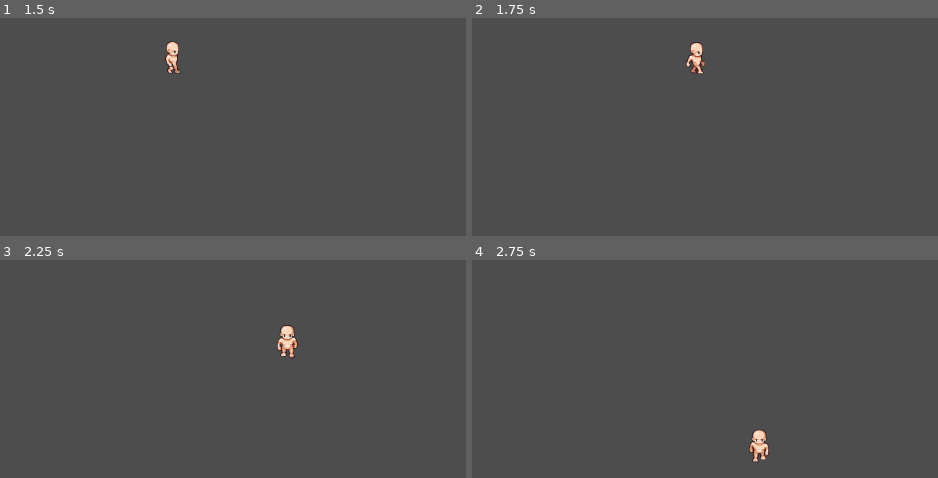
Above: before the commit, frames 1-4 (two rows, left to right).
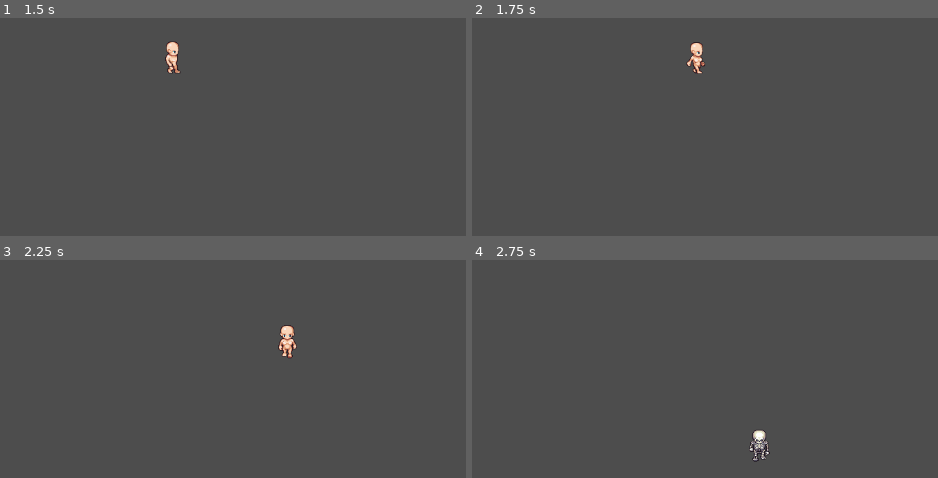
Above: after the commit, the same moments.

Repository: BuiChiBach/project-v-1
Game: Godot game, scene res://scenes/core/Main.tscn
Two runs of this game, one before a commit and one after it. Both use one fixed random seed, a clock stepped at 60 frames per second and the inputs below.
Inputs:
- Up to frame 1 (1.5 s): click "Play" at 0.5 s; tap Enter at 1.25 s; hold Right (ui_right) from 1.28 s (still down); tap 1 at 1.35 s
- Up to frame 2 (1.75 s): keep holding Right (ui_right); tap 2 at 1.55 s
- Up to frame 3 (2.25 s): release Right (ui_right) at 2.03 s; hold Down (ui_down) from 2.03 s (still down); tap 2 at 2.1 s
- Up to frame 4 (2.75 s): keep holding Down (ui_down); tap 3 at 2.3 s

Frame 1 is identical in both runs. In frame 2, 0.2% of the frame differs, in the area x 45-50%, y 14-26%; in frame 3, 0.3%; in frame 4, 0.4%, in the area x 59-64%, y 77-93%.

Commit message:
adjust player animation movement

Diff:
--- a/scenes/hunters/Hunters.tscn
+++ b/scenes/hunters/Hunters.tscn
@@ -245,6 +245,70 @@
 &"walk_up": SubResource("Animation_1usgu")
 }
 
+[sub_resource type="AnimationNodeAnimation" id="AnimationNodeAnimation_6gvqe"]
+animation = &"idle_left"
+
+[sub_resource type="AnimationNodeAnimation" id="AnimationNodeAnimation_trqko"]
+animation = &"idle_right"
+
+[sub_resource type="AnimationNodeAnimation" id="AnimationNodeAnimation_2houg"]
+animation = &"idle_down"
+
+[sub_resource type="AnimationNodeAnimation" id="AnimationNodeAnimation_bjgsj"]
+animation = &"idle_up"
+
+[sub_resource type="AnimationNodeBlendSpace2D" id="AnimationNodeBlendSpace2D_652te"]
+blend_point_0/node = SubResource("AnimationNodeAnimation_6gvqe")
+blend_point_0/pos = Vector2(-1, 0)
+blend_point_1/node = SubResource("AnimationNodeAnimation_trqko")
+blend_point_1/pos = Vector2(1, 0)
+blend_point_2/node = SubResource("AnimationNodeAnimation_2houg")
+blend_point_2/pos = Vector2(0, 1)
+blend_point_3/node = SubResource("AnimationNodeAnimation_bjgsj")
+blend_point_3/pos = Vector2(0, -1)
+blend_mode = 1
+
+[sub_resource type="AnimationNodeAnimation" id="AnimationNodeAnimation_652te"]
+animation = &"walk_left"
+
+[sub_resource type="AnimationNodeAnimation" id="AnimationNodeAnimation_86km1"]
+animation = &"walk_right"
+
+[sub_resource type="AnimationNodeAnimation" id="AnimationNodeAnimation_carju"]
+animation = &"walk_down"
+
+[sub_resource type="AnimationNodeAnimation" id="AnimationNodeAnimation_5y4fp"]
+animation = &"walk_up"
+
+[sub_resource type="AnimationNodeBlendSpace2D" id="AnimationNodeBlendSpace2D_86km1"]
+blend_point_0/node = SubResource("AnimationNodeAnimation_652te")
+blend_point_0/pos = Vector2(-1, 0)
+blend_point_1/node = SubResource("AnimationNodeAnimation_86km1")
+blend_point_1/pos = Vector2(1, 0)
+blend_point_2/node = SubResource("AnimationNodeAnimation_carju")
+blend_point_2/pos = Vector2(0, 1)
+blend_point_3/node = SubResource("AnimationNodeAnimation_5y4fp")
+blend_point_3/pos = Vector2(0, -1)
+blend_mode = 1
+
+[sub_resource type="AnimationNodeStateMachineTransition" id="AnimationNodeStateMachineTransition_6gvqe"]
+advance_mode = 2
+advance_expression = "velocity"
+
+[sub_resource type="AnimationNodeStateMachineTransition" id="AnimationNodeStateMachineTransition_trqko"]
+advance_mode = 2
+advance_expression = "!velocity"
+
+[sub_resource type="AnimationNodeStateMachineTransition" id="AnimationNodeStateMachineTransition_2houg"]
+advance_mode = 2
+
+[sub_resource type="AnimationNodeStateMachine" id="AnimationNodeStateMachine_carju"]
+states/Idle/node = SubResource("AnimationNodeBlendSpace2D_652te")
+states/Idle/position = Vector2(497, 41)
+states/Walk/node = SubResource("AnimationNodeBlendSpace2D_86km1")
+states/Walk/position = Vector2(497, 172)
+transitions = ["Idle", "Walk", SubResource("AnimationNodeStateMachineTransition_6gvqe"), "Walk", "Idle", SubResource("AnimationNodeStateMachineTransition_trqko"), "Start", "Idle", SubResource("AnimationNodeStateMachineTransition_2houg")]
+
 [node name="Hunters" type="CharacterBody2D" unique_id=309101790]
 script = ExtResource("1_u46lg")
 
@@ -255,13 +319,20 @@
 texture = ExtResource("5_2houg")
 hframes = 13
 vframes = 21
-frame = 144
+frame = 13
 
 [node name="Head" type="Sprite2D" parent="Visual" unique_id=39142781]
 texture = ExtResource("6_bjgsj")
 hframes = 13
 vframes = 21
-frame = 144
+frame = 13
 
 [node name="AnimationPlayer" type="AnimationPlayer" parent="Visual" unique_id=122931116]
 libraries/ = SubResource("AnimationLibrary_5y4fp")
+
+[node name="AnimationTree" type="AnimationTree" parent="Visual" unique_id=728751503]
+tree_root = SubResource("AnimationNodeStateMachine_carju")
+advance_expression_base_node = NodePath("../..")
+anim_player = NodePath("../AnimationPlayer")
+parameters/Idle/blend_position = Vector2(0, 0)
+parameters/Walk/blend_position = Vector2(0, 0)
--- a/scripts/hunters/hunter_visual.gd
+++ b/scripts/hunters/hunter_visual.gd
@@ -14,12 +14,12 @@
 		"head": "res://assets/sprites/hunters/female_head_base.png"
 	},
 	CharacterType.SKELETON: {
-		"body": "res://assets/sprites/hunters/skeleton_body_base.png",
-		"head": "res://assets/sprites/hunters/skeleton_head_base.png"
+		"body": "res://assets/sprites/enemies/skeleton_body_base.png",
+		"head": "res://assets/sprites/enemies/skeleton_head_base.png"
 	},
 	CharacterType.ZOMBIE: {
-		"body": "res://assets/sprites/hunters/zombie_body_base.png",
-		"head": "res://assets/sprites/hunters/zombie_head_base.png"
+		"body": "res://assets/sprites/enemies/zombie_body_base.png",
+		"head": "res://assets/sprites/enemies/zombie_head_base.png"
 	}
 }
 
--- a/scripts/hunters/hunters.gd
+++ b/scripts/hunters/hunters.gd
@@ -2,64 +2,50 @@
 
 
 const SPEED = 300.0
-const JUMP_VELOCITY = -400.0
 
 @onready var visual = $Visual
-@onready var animation_player = $Visual/AnimationPlayer
-
+@onready var animation_tree = $Visual/AnimationTree
+var movement_direction = Vector2.ZERO
 var last_direction = Vector2.DOWN
 
+func _ready() -> void:
+	animation_tree.active = true
 
-func _ready() -> void:
-	# Default to male, can be changed via set_character_type()
-	pass
+
+func _input(event: InputEvent) -> void:
+	# Test buttons to switch character types
+	if event is InputEventKey and event.pressed:
+		match event.keycode:
+			KEY_1:
+				set_character_type(visual.CharacterType.MALE)
+				print("Changed to MALE")
+			KEY_2:
+				set_character_type(visual.CharacterType.FEMALE)
+				print("Changed to FEMALE")
+			KEY_3:
+				set_character_type(visual.CharacterType.SKELETON)
+				print("Changed to SKELETON")
+			KEY_4:
+				set_character_type(visual.CharacterType.ZOMBIE)
+				print("Changed to ZOMBIE")
 
 
 func _physics_process(delta: float) -> void:
-	# Get the input direction and handle the movement/deceleration.
-	var direction_x := Input.get_axis("ui_left", "ui_right")
-	var direction_y := Input.get_axis("ui_up", "ui_down")
+	movement_direction = Vector2(Input.get_axis("ui_left", "ui_right"), Input.get_axis("ui_up", "ui_down"))
+	if movement_direction.length() > 0:
+		movement_direction = movement_direction.normalized()
+		last_direction = movement_direction
 
-	# Handle horizontal movement
-	if direction_x:
-		velocity.x = direction_x * SPEED
+	velocity = movement_direction * SPEED
+	move_and_slide()
 
-		# Play walk animation based on direction
-		if direction_x > 0:
-			animation_player.play("walk_right")
-			last_direction = Vector2.RIGHT
-		else:
-			animation_player.play("walk_left")
-			last_direction = Vector2.LEFT
-	else:
-		velocity.x = move_toward(velocity.x, 0, SPEED)
+	# Prioritize y-direction over x-direction for animation
+	var animation_direction = last_direction
+	if last_direction.y != 0:
+		animation_direction = Vector2(0, last_direction.y)
 
-	# Handle vertical movement
-	if direction_y:
-		velocity.y = direction_y * SPEED
-
-		# Play walk animation based on direction
-		if direction_y > 0:
-			animation_player.play("walk_down")
-			last_direction = Vector2.DOWN
-		else:
-			animation_player.play("walk_up")
-			last_direction = Vector2.UP
-	else:
-		velocity.y = move_toward(velocity.y, 0, SPEED)
-
-	# Play idle animation based on last direction (when not moving)
-	if direction_x == 0 and direction_y == 0:
-		if last_direction == Vector2.RIGHT:
-			animation_player.play("idle_right")
-		elif last_direction == Vector2.LEFT:
-			animation_player.play("idle_left")
-		elif last_direction == Vector2.UP:
-			animation_player.play("idle_up")
-		else:
-			animation_player.play("idle_down")
-
-	move_and_slide()
+	animation_tree["parameters/Idle/blend_position"] = animation_direction
+	animation_tree["parameters/Walk/blend_position"] = animation_direction
 
 
 # Set the character type (MALE, FEMALE, or ENEMY)
Binary file removed: assets/sprites/world/world.png
Not shown, removed: assets/sprites/world/world.png.import
